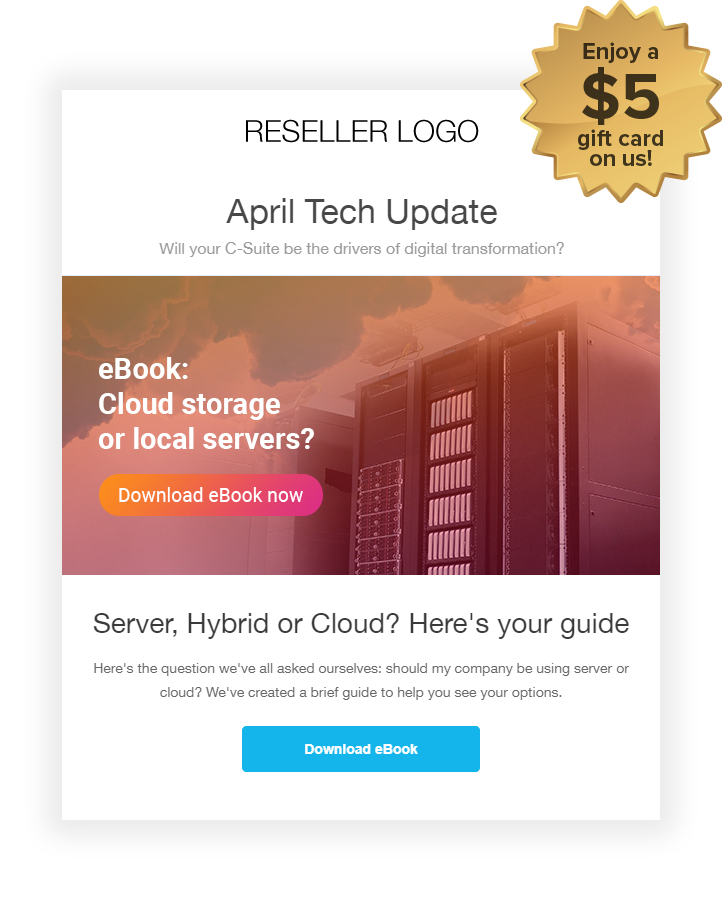
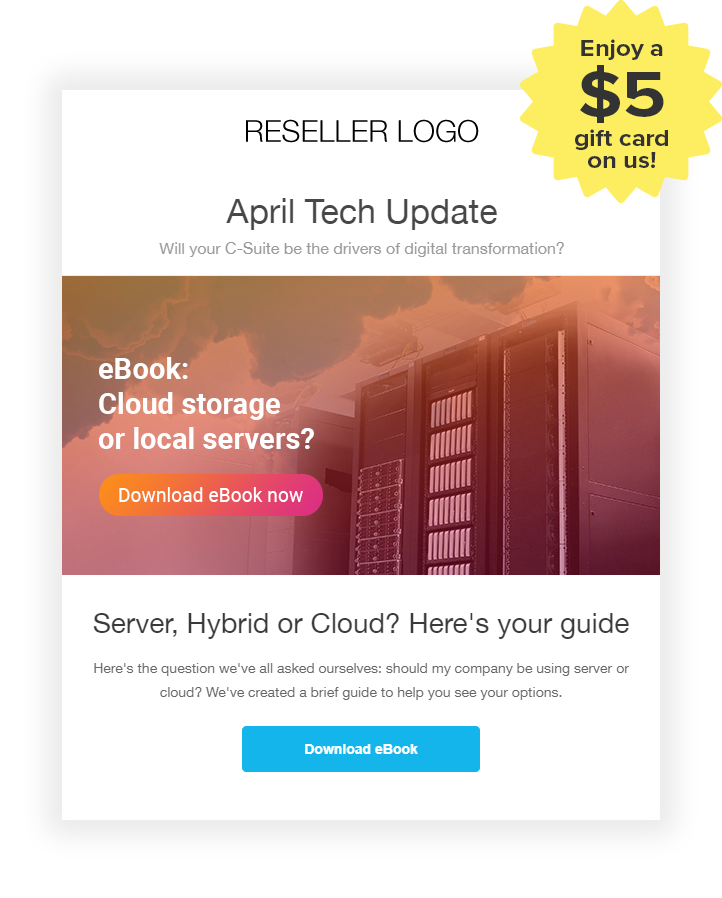
The second w=722, h=898 image is a revision of the first. Changes to its layers:
added layer "Enjoy a $5 gift card on us!" above "Vector Smart Object" over [575, 39, 668, 168]
